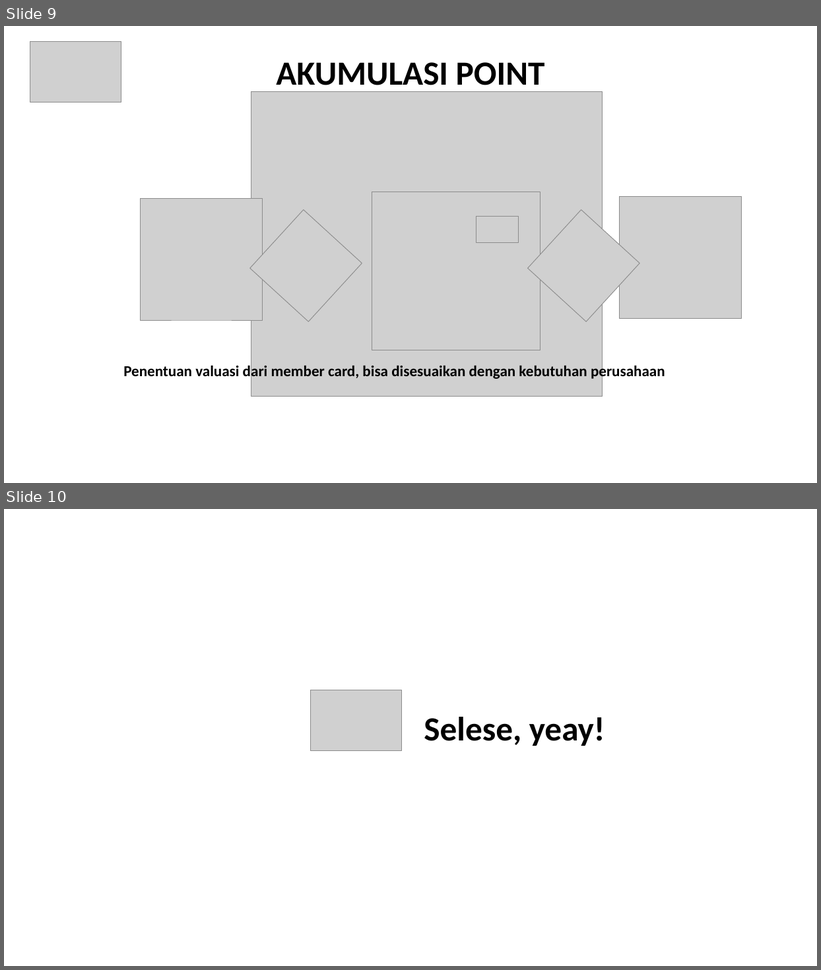
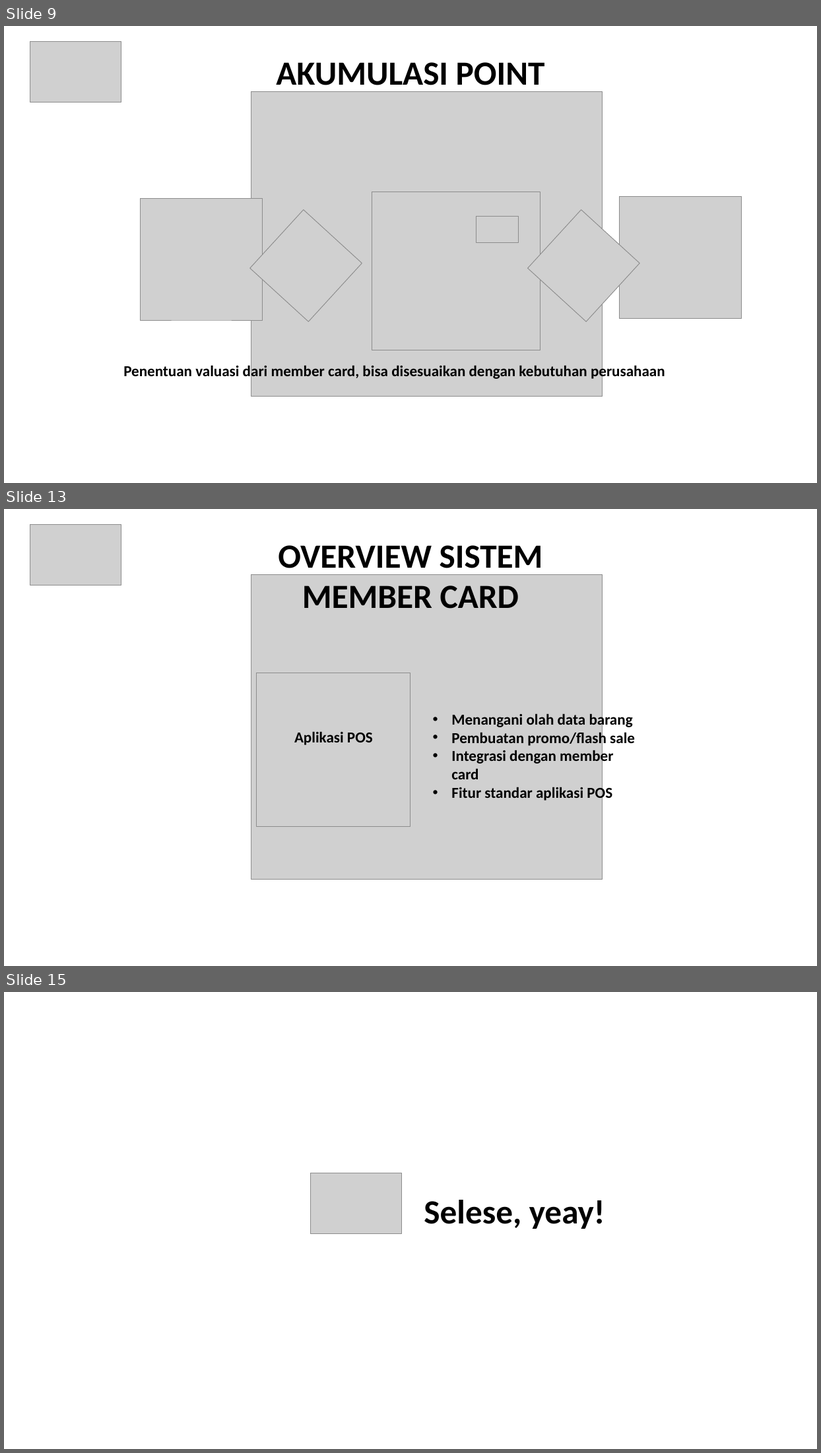
Before and after one commit to gunadermawan/curriculumVitae, a slide deck: mitraIntegra/projecct/Member card SMI.pptx. Shown one above the other, each under a label of ours: slides 9 and 10 before the commit, slides 9, 13 and 15 after it; the slides between them are not shown. The pictures are 821x970 and 821x1453 pixels, drawn with LibreOffice and Linux fonts; fonts in the diff are those of the drawing; grey boxes stand for pictures. Boxes give left, top, right and bottom in pixels: in the first picture for what was removed or moved away, otherwise in the second. Text is boxed around its words. In the diff, an @@ line names an element or a change of style, - is before the commit and + after.

```diff
--- a/mitraIntegra/projecct/Member card SMI.pptx
+++ b/mitraIntegra/projecct/Member card SMI.pptx
@@ slide 13 added at (4, 509, 817, 966), background #FFFFFF @@
@@ picture added at (30, 524, 121, 586) @@
@@ text added at (278, 545, 543, 609), 40 pt, text #000000, bold @@
+OVERVIEW SISTEM MEMBER CARD
@@ picture added at (251, 575, 602, 880) @@
@@ picture added at (257, 673, 411, 826) @@
@@ text added at (451, 712, 635, 802), 18 pt, text #000000, bold @@
+• Menangani olah data barang
+• Pembuatan promo/flash sale
+• Integrasi dengan member card
+• Fitur standar aplikasi POS
@@ text added at (294, 731, 373, 745), 18 pt, text #000000, bold @@
+Aplikasi POS
@@ what was slide 10 is now slide 15 @@
```
Also in this commit, not shown: 4 other slides added, 11 other files.
